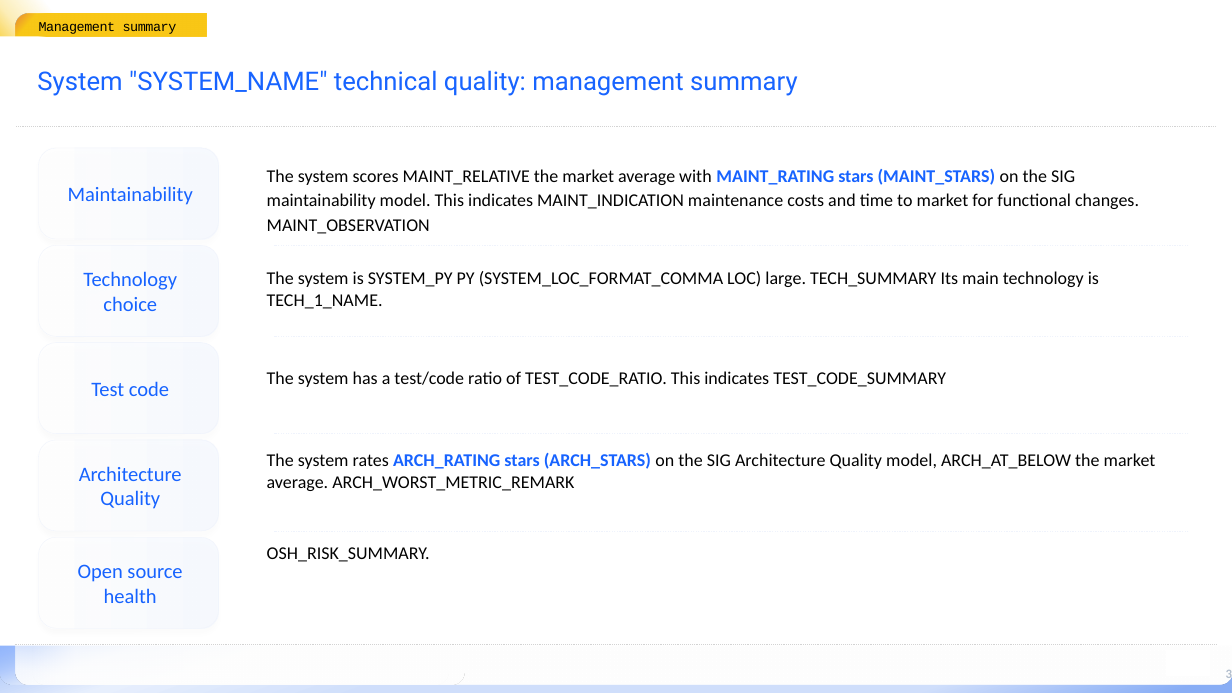
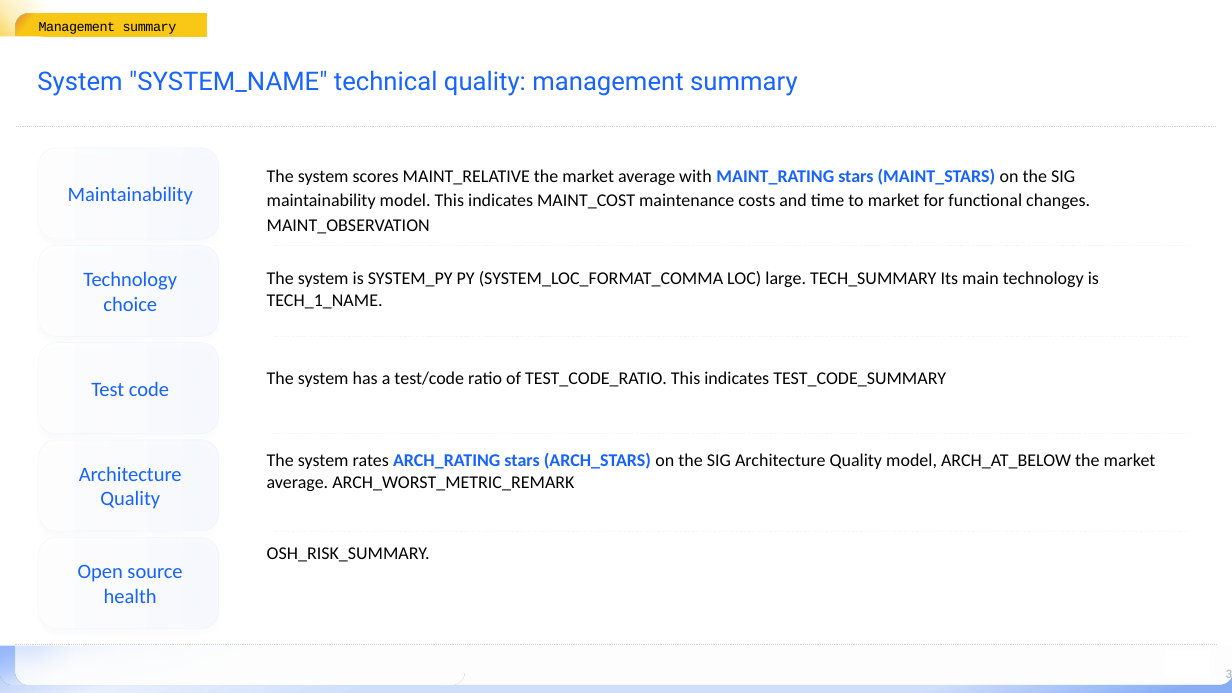
Before and after one commit to mardibiase/sigrid-integrations, a slide deck: slide 3 of report-generator/src/report_generator/presets/templates/system-summary.pptx. Drawn at 1232x693 pixels with LibreOffice and Linux fonts; fonts in the diff are those of the drawing; background and template pictures are left out. Boxes give left, top, right and bottom in pixels: in the first picture for what was removed or moved away, otherwise in the second. Text is boxed around its words. In the diff, an @@ line names an element or a change of style, - is before the commit and + after.

Commit message:
Fix error in system summary slide with confusing placeholder naming

```diff
--- a/report-generator/src/report_generator/presets/templates/system-summary.pptx
+++ b/report-generator/src/report_generator/presets/templates/system-summary.pptx
@@ text at (267,169,1090,234): text changed @@
-The system scores MAINT_RELATIVE the market average with MAINT_RATING stars (MAINT_STARS) on the SIG maintainability model. This indicates MAINT_INDICATION maintenance costs and time to market for functional changes. MAINT_OBSERVATION
+The system scores MAINT_RELATIVE the market average with MAINT_RATING stars (MAINT_STARS) on the SIG maintainability model. This indicates MAINT_COST maintenance costs and time to market for functional changes. MAINT_OBSERVATION
```
Also in this commit, not shown: 1 other slide changed, 1 other file.
